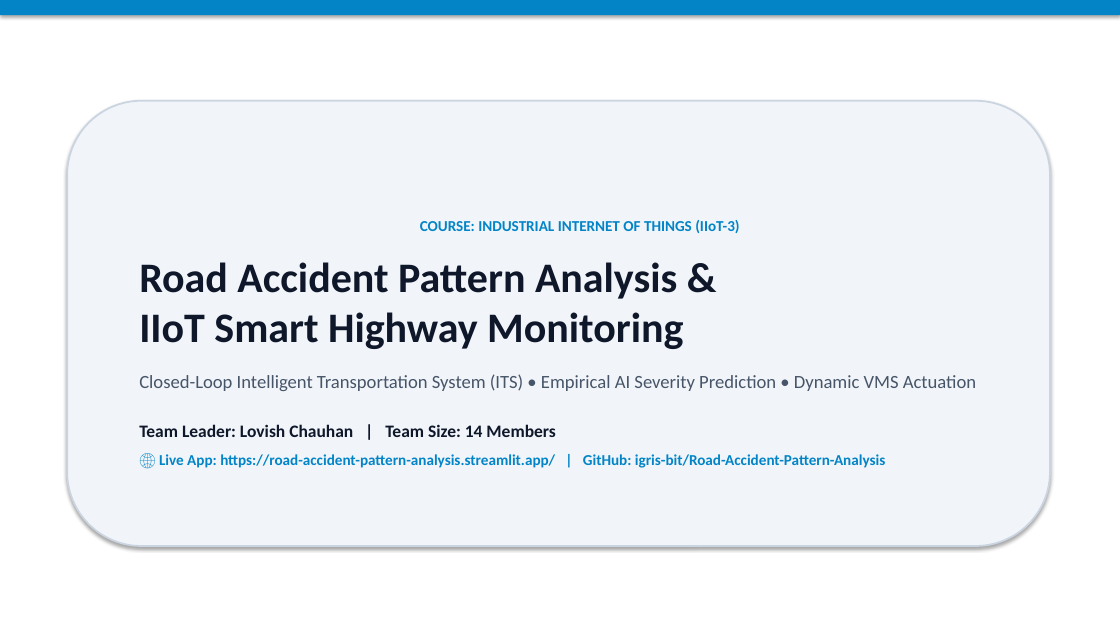
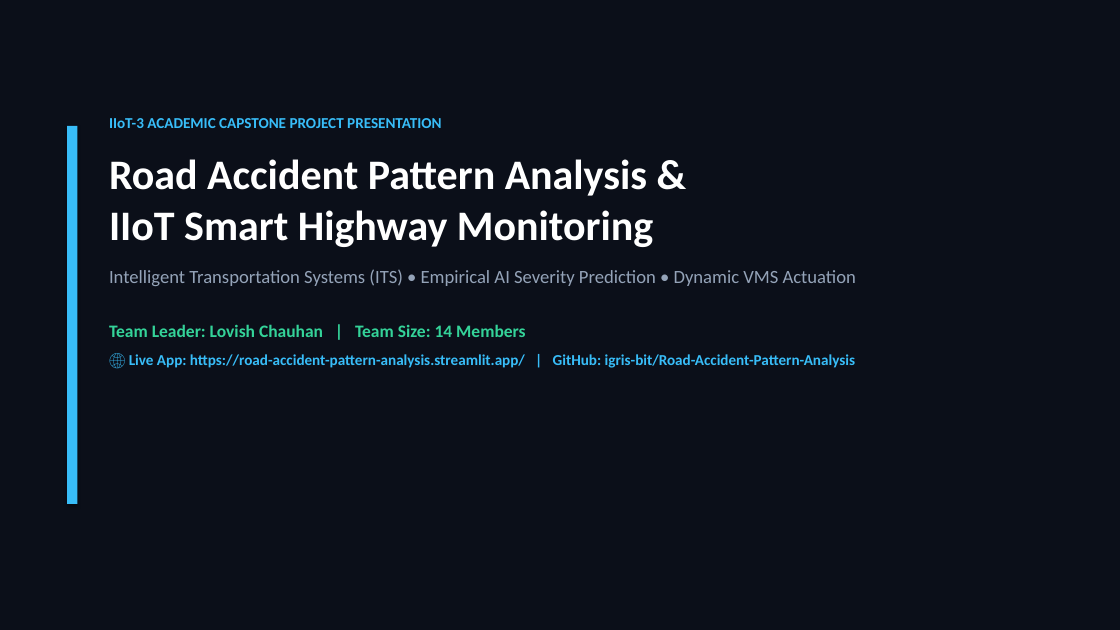
Before and after one commit to igris-bit/Road-Accident-Pattern-Analysis, a slide deck: slide 1 of docs/presentation/Road_Accident_Pattern_Analysis_Presentation.pptx. Drawn at 1120x630 pixels with LibreOffice and Linux fonts; fonts in the diff are those of the drawing. Boxes give left, top, right and bottom in pixels: in the first picture for what was removed or moved away, otherwise in the second. Text is boxed around its words. In the diff, an @@ line names an element or a change of style, - is before the commit and + after.

Commit message:
Redesign PPTX with modern deep obsidian tech theme, strict mathematical alignment, and high-visibility typography

```diff
--- a/docs/presentation/Road_Accident_Pattern_Analysis_Presentation.pptx
+++ b/docs/presentation/Road_Accident_Pattern_Analysis_Presentation.pptx
@@ rectangle at (x1=0, y1=0, x2=1120, y2=630): fill #FFFFFF to #0B0F19 @@
@@ rectangle removed at (x1=0, y1=0, x2=1120, y2=15) @@
@@ text "IIoT-3 ACADEMIC CAPSTONE PROJECT PRESENTATION" moved from (x1=67, y1=101, x2=1050, y2=546) to (x1=109, y1=118, x2=856, y2=368) @@
@@ text "IIoT-3 ACADEMIC CAPSTONE PROJECT PRESENTATION" at (x1=109, y1=118, x2=856, y2=368): vertical alignment middle to top; fill #F1F5F9 to none; outline #CBD5E1 1.5 pt to none; shadow off @@
@@ text at (x1=109, y1=118, x2=441, y2=128): text changed; text colour #0284C7 to #38BDF8 @@
-COURSE: INDUSTRIAL INTERNET OF THINGS (IIoT-3)
+IIoT-3 ACADEMIC CAPSTONE PROJECT PRESENTATION
@@ rectangle added at (x1=67, y1=126, x2=77, y2=504), fill #38BDF8 @@
@@ text at (x1=109, y1=159, x2=855, y2=368): text colour #0F172A to #FFFFFF in "Road Accident Pattern Analysis & IIoT Smart ..."; text colour #0F172A to #34D399 in "Team Leader: Lovish Chauhan | Team Size: ..."; text colour #0284C7 to #38BDF8 in "🌐 Live App: https://road-accident-pattern-analysis.streamlit ..."; less space between paragraphs @@
@@ text at (x1=109, y1=269, x2=856, y2=286): text changed; text colour #475569 to #94A3B8 @@
-Closed-Loop Intelligent Transportation System (ITS) • Empirical AI Severity Prediction • Dynamic VMS Actuation
+Intelligent Transportation Systems (ITS) • Empirical AI Severity Prediction • Dynamic VMS Actuation
```
Also in this commit, not shown: 9 other slides changed.
